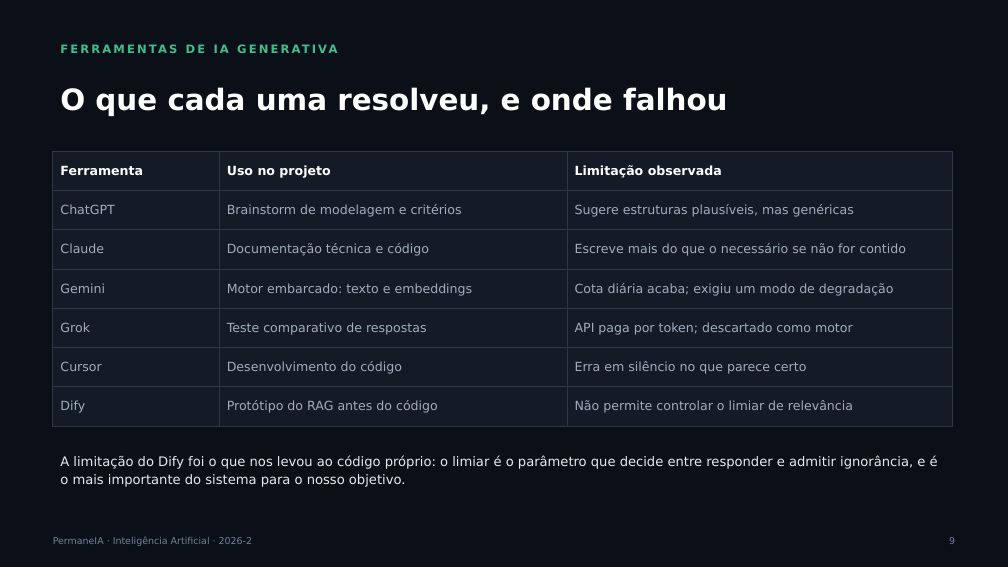
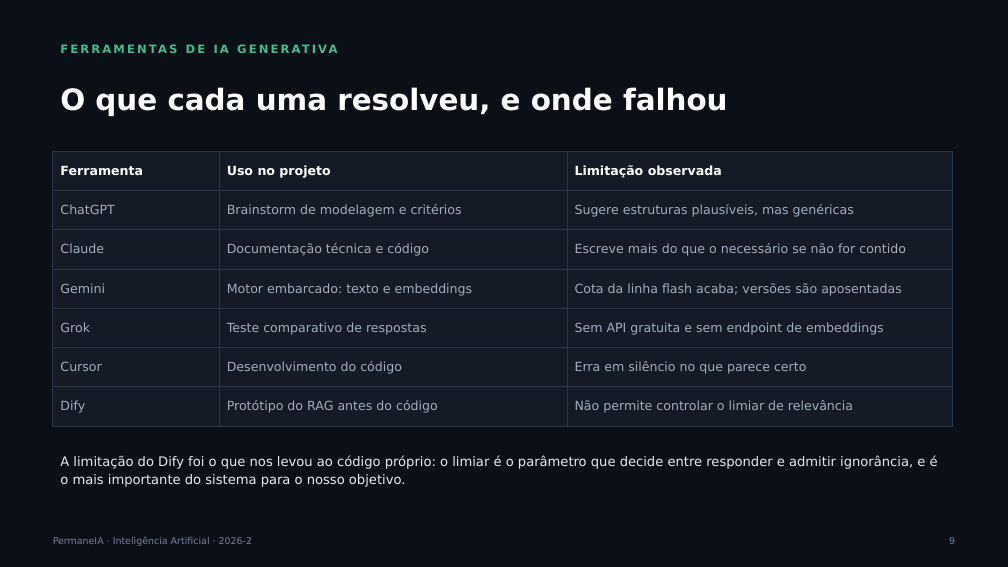
Before and after one commit to fabriciojunio/permaneia, a slide deck: slide 9 of PermaneIA-Apresentacao.pptx. Drawn at 1008x567 pixels with LibreOffice and Linux fonts; fonts in the diff are those of the drawing. Boxes give left, top, right and bottom in pixels: in the first picture for what was removed or moved away, otherwise in the second. Text is boxed around its words. In the diff, an @@ line names an element or a change of style, - is before the commit and + after.

```diff
--- a/PermaneIA-Apresentacao.pptx
+++ b/PermaneIA-Apresentacao.pptx
@@ table at <box>53,151,953,417</box> @@
-row 4, column 3: Cota diária acaba; exigiu um modo de degradação
+row 4, column 3: Cota da linha flash acaba; versões são aposentadas
-row 5, column 3: API paga por token; descartado como motor
+row 5, column 3: Sem API gratuita e sem endpoint de embeddings
```
Also in this commit, not shown: 3 other slides changed, 15 other files.
